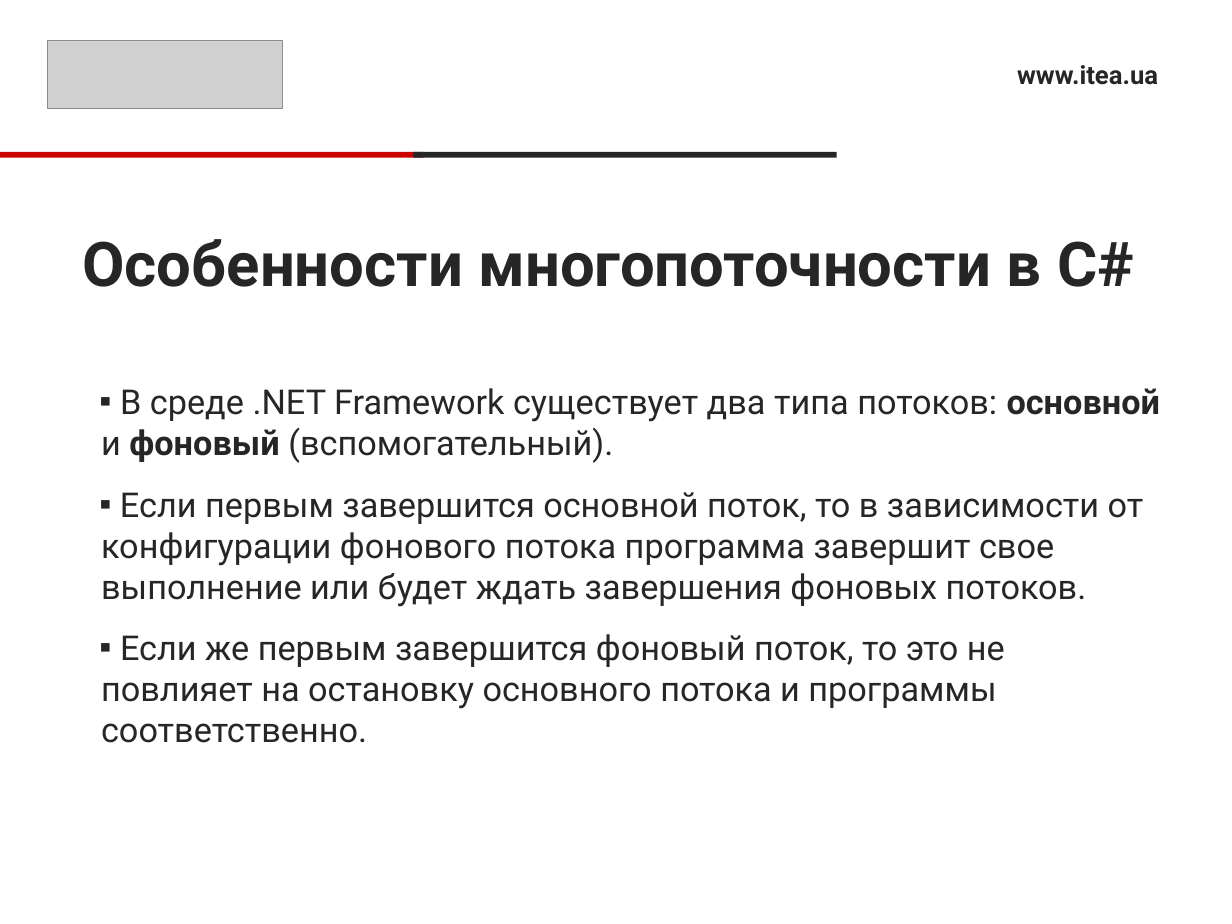
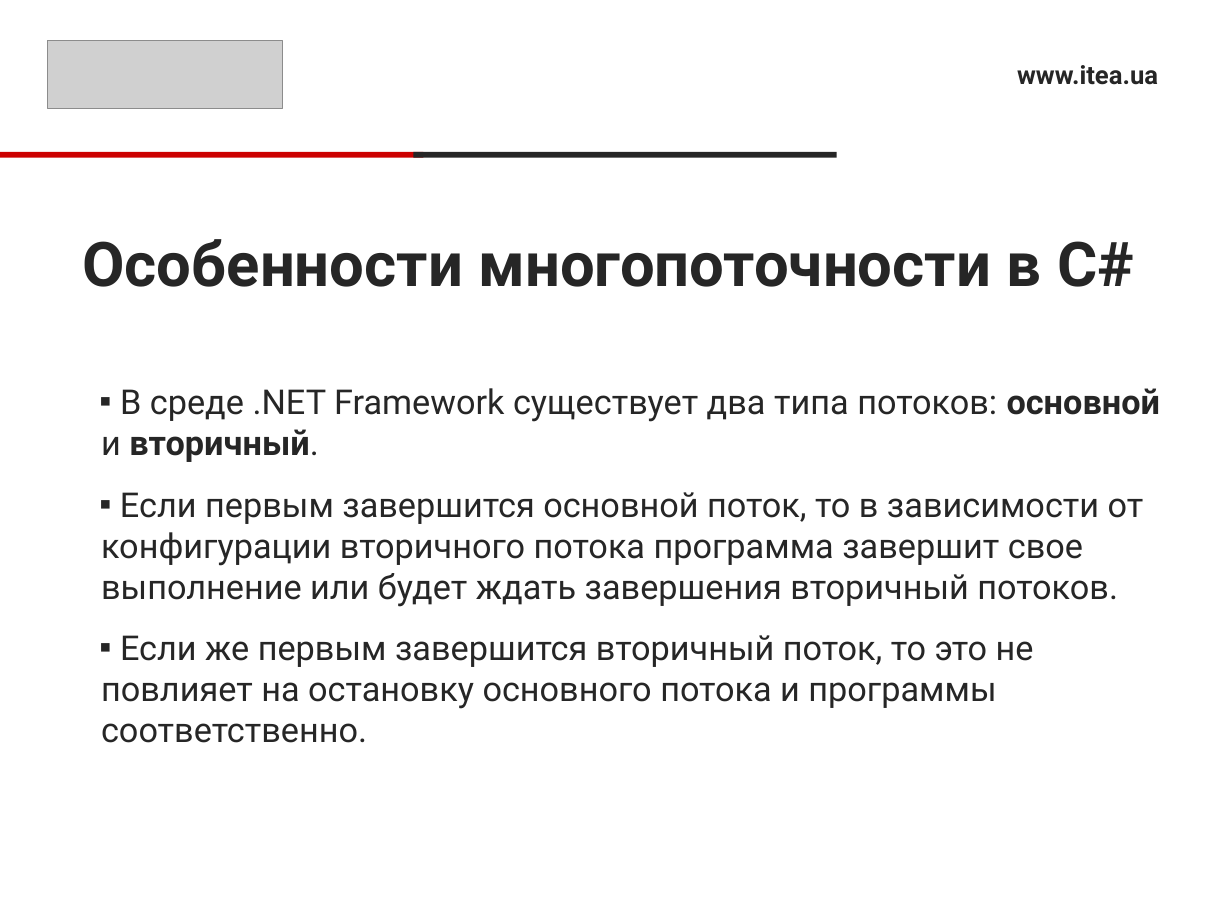
Before and after one commit to RusyaOne/CSharpAdvanced---19.01.2021, a slide deck: slide 3 of 12.Threads/ThreadsPresentation.pptx. Drawn at 1232x924 pixels with LibreOffice and Linux fonts; fonts in the diff are those of the drawing; grey boxes stand for pictures. Boxes give left, top, right and bottom in pixels: in the first picture for what was removed or moved away, otherwise in the second. Text is boxed around its words. In the diff, an @@ line names an element or a change of style, - is before the commit and + after.

```diff
--- a/12.Threads/ThreadsPresentation.pptx
+++ b/12.Threads/ThreadsPresentation.pptx
@@ text at (101, 388, 1161, 743): text changed @@
-▪ В среде .NET Framework существует два типа потоков: основной и фоновый (вспомогательный).
-▪ Если первым завершится основной поток, то в зависимости от конфигурации фонового потока программа завершит свое выполнение или будет ждать завершения фоновых потоков.
-▪ Если же первым завершится фоновый поток, то это не повлияет на остановку основного потока и программы соответственно.
+▪ В среде .NET Framework существует два типа потоков: основной и вторичный.
+▪ Если первым завершится основной поток, то в зависимости от конфигурации вторичного потока программа завершит свое выполнение или будет ждать завершения вторичный потоков.
+▪ Если же первым завершится вторичный поток, то это не повлияет на остановку основного потока и программы соответственно.
```
Also in this commit, not shown: 1 slide added, 27 other files.
